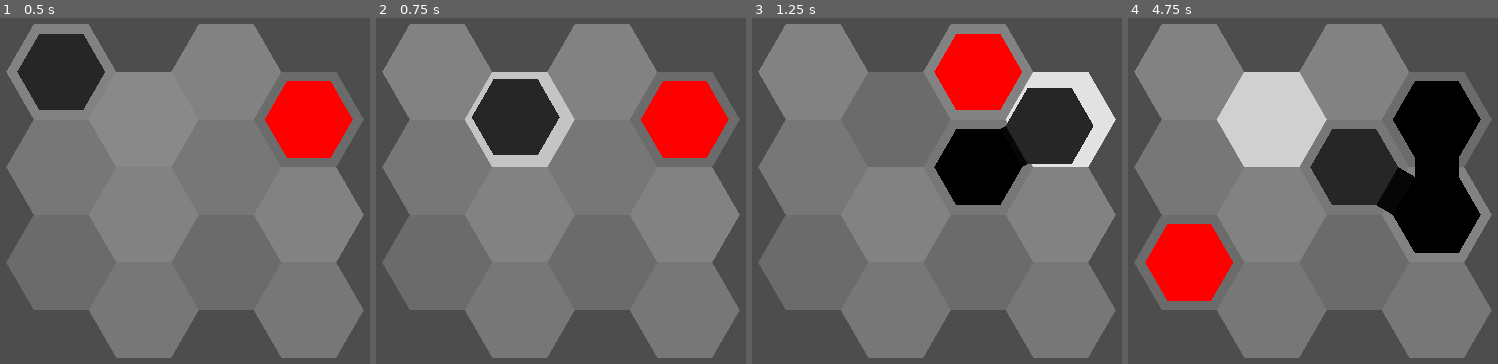
Above: before the commit, frames 1-4 (left to right).
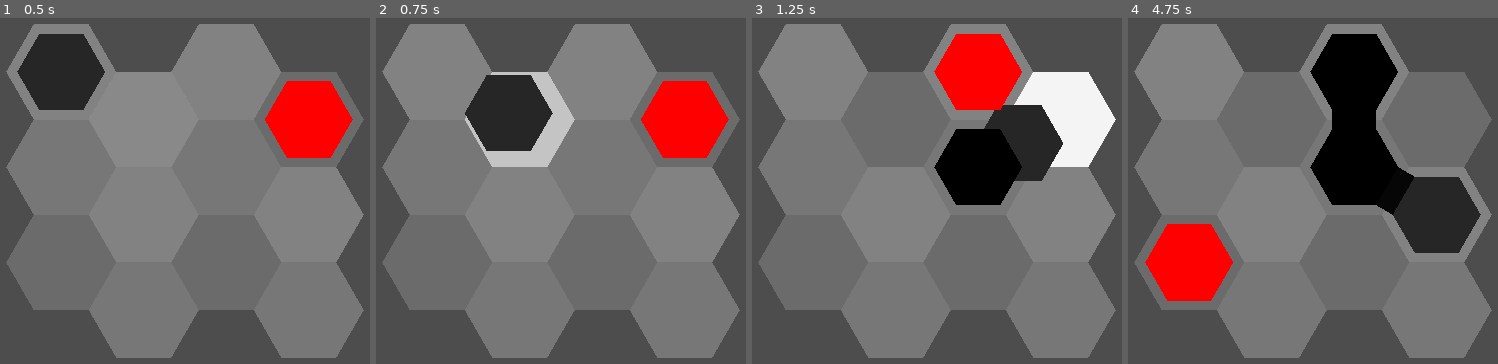
Above: after the commit, the same moments.

Repository: redpebble/sneksagon
Game: Godot game, scene res://scenes/map.tscn
The game is run twice, just before and just after one commit, with the same random seed, the same clock (stepped at 60 frames per second) and the same inputs. Sound files missing from this copy of the repository are replaced by a short silence.
Inputs (mouse positions are in pixels of both pictures, inside the frame that each line leads up to):
- Up to frame 1 (0.5 s): no input
- Up to frame 2 (0.75 s): move the mouse to (694, 159) at 0.52 s; press the mouse at (694, 159) at 0.53 s
- Up to frame 3 (1.25 s): no input
- Up to frame 4 (4.75 s): move the mouse to (1194, 222) at 1.27 s; release the mouse at (1194, 222) at 1.28 s; click (1194, 222) at 1.35 s; move the mouse to (1372, 59) at 2.02 s; press the mouse at (1372, 59) at 2.03 s; tap Enter at 2.75 s; move the mouse to (1283, 312) at 2.77 s; release the mouse at (1283, 312) at 2.78 s; click (1283, 312) at 2.85 s; move the mouse to (1494, 280) at 3.52 s; press the mouse at (1494, 280) at 3.53 s; move the mouse to (1131, 101) at 4.27 s; release the mouse at (1131, 101) at 4.28 s; click (1131, 101) at 4.35 s

Frame 1 is identical in both runs. In frame 2, 1.1% of the frame differs, in the area x 24-50%, y 16-40%; in frame 3, 3.0%; in frame 4, 23%, in the area x 24-96%, y 4-68%.

Commit message:
SFX (highlight + eat)

Diff:
--- /dev/null
+++ b/default_bus_layout.tres
@@ -0,0 +1,9 @@
+[gd_resource type="AudioBusLayout" format=3 uid="uid://0cqfvae48x6v"]
+
+[resource]
+bus/1/name = &"SFX"
+bus/1/solo = false
+bus/1/mute = false
+bus/1/bypass_fx = false
+bus/1/volume_db = 0.0
+bus/1/send = &"Master"
--- /dev/null
+++ b/general/AudioStreamPool.gd
@@ -0,0 +1,68 @@
+class_name AudioStreamPool
+extends Node2D
+
+@export var spatial : bool = false
+@export var audio_files : Array[AudioStream] = []
+@export var initial_volume_db = -6.0
+## The difference from the original pitch
+@export_range(-1, 1, 0.05) var pitch_offset := 0.0
+## The amount a sounds default pitch can vary on each play
+@export_range(0.00, 0.10, 0.01) var pitch_variance = 0.0
+@export var bus_name = ""
+## The number of audio stream players in the pool
+@export var pool_size = 4
+## The minimum time between sounds
+@export var minimum_interval : float = 0.05 # seconds
+
+var rng = RandomNumberGenerator.new()
+var shuffle_bag_files : Array[AudioStream] = []
+var pool_idx = 0
+var interval_timer : SceneTreeTimer
+
+func _ready():
+	rng.randomize()
+	_create_stream_players()
+
+## Select a new player and selects a random stream
+func play(at_position := Vector2.ZERO):
+	if interval_timer and interval_timer.time_left != 0.0:
+		return
+	var random_stream = get_random_stream()
+	if spatial:
+		get_current_player().global_position = at_position
+	get_current_player().stream = random_stream
+	get_current_player().pitch_scale = get_varied_pitch()
+	get_current_player().play()
+	next_player()
+	start_interval_timer()
+
+
+func next_player():
+	pool_idx = wrapi(pool_idx + 1, 0, get_child_count()-1)
+
+
+func get_random_stream():
+	if shuffle_bag_files.is_empty():
+		shuffle_bag_files = audio_files.duplicate()
+		shuffle_bag_files.shuffle()
+	return shuffle_bag_files.pop_back()
+
+
+func _create_stream_players():
+	for i in pool_size:
+		var player_type = AudioStreamPlayer if not spatial else AudioStreamPlayer2D
+		var p = player_type.new()
+		p.volume_db = initial_volume_db
+		p.bus = bus_name
+		if spatial:
+			p.max_distance = 2000
+		call_deferred("add_child", p)
+
+func get_varied_pitch():
+	return 1 + pitch_offset + rng.randf_range(-pitch_variance, pitch_variance)
+
+func get_current_player():
+	return get_child(pool_idx)
+
+func start_interval_timer():
+	interval_timer = get_tree().create_timer(minimum_interval, false)
--- /dev/null
+++ b/general/VariableStreamPlayer2D.gd
@@ -0,0 +1,25 @@
+class_name VariableStreamPlayer2D
+extends AudioStreamPlayer2D
+
+@export var audio_files : Array[AudioStream] = []
+@export_range(0.00, 0.10, 0.01) var pitch_variance = 0.0
+@export var base_pitch = 1.0
+
+var rng = RandomNumberGenerator.new()
+
+
+func _ready():
+	rng.randomize()
+
+func play_random():
+	if not audio_files.is_empty():
+		select_rand_stream()
+	choose_random_pitch()
+	play()
+
+func select_rand_stream(array : Array = audio_files):
+	var random_index: = rng.randi() % array.size()
+	stream = array[random_index]
+
+func choose_random_pitch():
+	pitch_scale = base_pitch + rng.randf_range(-pitch_variance, pitch_variance)
--- a/scenes/hex/apple_hex.gd
+++ b/scenes/hex/apple_hex.gd
@@ -1,10 +1,20 @@
 class_name AppleHex
 extends ObjectHex
+
+@onready var eat_sfx = $EatSFX
+var collected := false : set = set_collected
 
 func _ready() -> void:
 	super._ready()
 	modulate = Color.RED
 
 func eat() -> void:
+	collected = true
 	MapManager.spawn_apple()
+	eat_sfx.play_random()
+	await eat_sfx.finished
 	queue_free()
+
+func set_collected(state):
+	collected = state
+	visible = not collected
--- a/scenes/hex/apple_hex.tscn
+++ b/scenes/hex/apple_hex.tscn
@@ -1,7 +1,17 @@
-[gd_scene load_steps=3 format=3 uid="uid://bxku4o1ucskd1"]
+[gd_scene load_steps=5 format=3 uid="uid://bxku4o1ucskd1"]
 
 [ext_resource type="PackedScene" uid="uid://cpjrl6jigt8x4" path="res://scenes/hex/object_hex.tscn" id="1_2jo77"]
 [ext_resource type="Script" uid="uid://j1xyknyy4m2t" path="res://scenes/hex/apple_hex.gd" id="2_tyydu"]
+[ext_resource type="Script" uid="uid://yi24ab38vuqq" path="res://general/VariableStreamPlayer2D.gd" id="3_tt3sy"]
+[ext_resource type="AudioStream" uid="uid://crtulwa0kj1qo" path="res://assets/Audio/SFX/collect2.wav" id="3_wwd5y"]
 
 [node name="AppleHex" instance=ExtResource("1_2jo77")]
 script = ExtResource("2_tyydu")
+
+[node name="EatSFX" type="AudioStreamPlayer2D" parent="." index="1"]
+stream = ExtResource("3_wwd5y")
+volume_db = 8.0
+bus = &"SFX"
+script = ExtResource("3_tt3sy")
+pitch_variance = 0.04
+metadata/_custom_type_script = "uid://yi24ab38vuqq"
--- a/scenes/map.tscn
+++ b/scenes/map.tscn
@@ -7,3 +7,6 @@
 script = ExtResource("1_4xfga")
 
 [node name="Snake" parent="." instance=ExtResource("2_paxxb")]
+
+[node name="Camera2D" type="Camera2D" parent="."]
+position = Vector2(300, 300)
--- a/scenes/singleton/highlighter.gd
+++ b/scenes/singleton/highlighter.gd
@@ -3,6 +3,7 @@
 @export_range(0.0, 1.0, 0.05) var min_brightness : float = 0.2
 @export_range(0.0, 2.0, 0.1) var pulse_interval : float = 1.0
 @onready var sprite := $Sprite2D
+@onready var highlight_sfx := $HighlightSFX
 
 var pulse_tween : Tween
 
@@ -17,6 +18,8 @@
 	visible = show_highlight
 	var new_pos = MapManager.get_hex_world_position(coords)
 	if sprite.global_position != new_pos:
+		if visible:
+			highlight_sfx.play(new_pos)
 		pulse()
 	sprite.global_position = new_pos
 
--- a/scenes/singleton/highlighter.tscn
+++ b/scenes/singleton/highlighter.tscn
@@ -1,7 +1,9 @@
-[gd_scene load_steps=3 format=3 uid="uid://d1spljt7y25ox"]
+[gd_scene load_steps=5 format=3 uid="uid://d1spljt7y25ox"]
 
 [ext_resource type="Script" uid="uid://81ul36lxrxec" path="res://scenes/singleton/highlighter.gd" id="1_58kum"]
-[ext_resource type="Texture2D" uid="uid://cxm64qxmq8ckv" path="res://assets/hex.png" id="2_dspiy"]
+[ext_resource type="Texture2D" uid="uid://cxm64qxmq8ckv" path="res://assets/Textures/hex.png" id="2_dspiy"]
+[ext_resource type="Script" uid="uid://b32fi0cam2k4w" path="res://general/AudioStreamPool.gd" id="3_hrmsi"]
+[ext_resource type="AudioStream" uid="uid://dwgrjciogt6xm" path="res://assets/Audio/SFX/select1.wav" id="4_ipmtw"]
 
 [node name="Highlighter" type="Node2D"]
 z_index = 100
@@ -9,3 +11,12 @@
 
 [node name="Sprite2D" type="Sprite2D" parent="."]
 texture = ExtResource("2_dspiy")
+
+[node name="HighlightSFX" type="Node2D" parent="."]
+script = ExtResource("3_hrmsi")
+spatial = true
+audio_files = Array[AudioStream]([ExtResource("4_ipmtw")])
+initial_volume_db = -10.0
+pitch_variance = 0.03
+bus_name = "SFX"
+minimum_interval = 0.03
--- a/scenes/snake.gd
+++ b/scenes/snake.gd
@@ -3,6 +3,7 @@
 
 @export var color := Color.BLACK
 @onready var map = get_parent()
+@onready var move_sfx = $MoveSFX
 
 var snake_hex_scene = preload("res://scenes/hex/snake_hex.tscn")
 
@@ -18,7 +19,9 @@
 		return
 	update_highlight()
 	if Input.is_action_pressed("lmb"):
-		move()
+		if get_input_vector() != Vector2.ZERO:
+			move(0.3)
+			move_sfx.play_random()
 
 func update_highlight():
 	var to_coords = MapManager.get_adjacent_hex_coords(head.grid_coords, round_hexagonal(get_input_vector()))
@@ -57,7 +60,7 @@
 	var entities = MapManager.entities.get(to_coords)
 	if entities:
 		for e in entities:
-			if e is AppleHex:
+			if e is AppleHex and not e.collected:
 				extend()
 				e.eat()
 
--- a/scenes/snake.tscn
+++ b/scenes/snake.tscn
@@ -1,6 +1,13 @@
-[gd_scene load_steps=2 format=3 uid="uid://ddta8mux3pdy3"]
+[gd_scene load_steps=3 format=3 uid="uid://ddta8mux3pdy3"]
 
 [ext_resource type="Script" uid="uid://dniflly1p6vxu" path="res://scenes/snake.gd" id="1_a5f6l"]
+[ext_resource type="Script" uid="uid://yi24ab38vuqq" path="res://general/VariableStreamPlayer2D.gd" id="2_yc36x"]
 
 [node name="Snake" type="Node2D"]
 script = ExtResource("1_a5f6l")
+
+[node name="MoveSFX" type="AudioStreamPlayer2D" parent="."]
+volume_db = -4.0
+bus = &"SFX"
+script = ExtResource("2_yc36x")
+pitch_variance = 0.03
Not shown, added: assets/Audio/SFX/collect1.wav.import
Not shown, added: assets/Audio/SFX/collect2.wav.import
Not shown, added: assets/Audio/SFX/select1.wav.import
Renamed: assets/hex.png -> assets/Textures/hex.png
Not shown, changed: assets/Textures/hex.png.import
Not shown, added: general/AudioStreamPool.gd.uid
Not shown, added: general/VariableStreamPlayer2D.gd.uid
Not shown, added: assets/Audio/SFX/collect1.wav
Not shown, added: assets/Audio/SFX/collect2.wav
Not shown, added: assets/Audio/SFX/select1.wav
